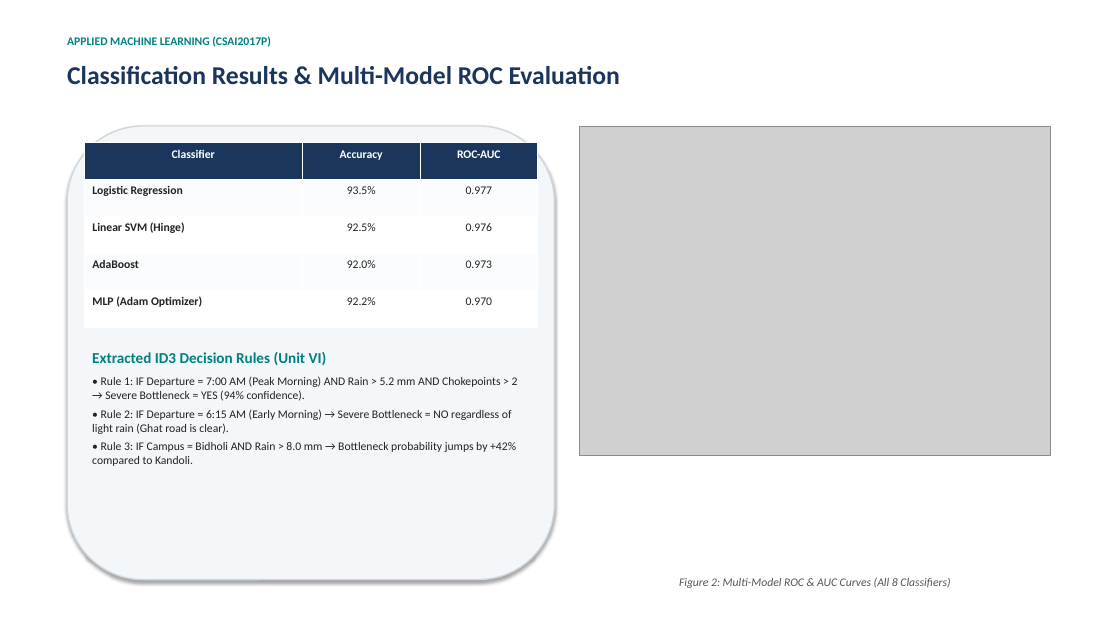
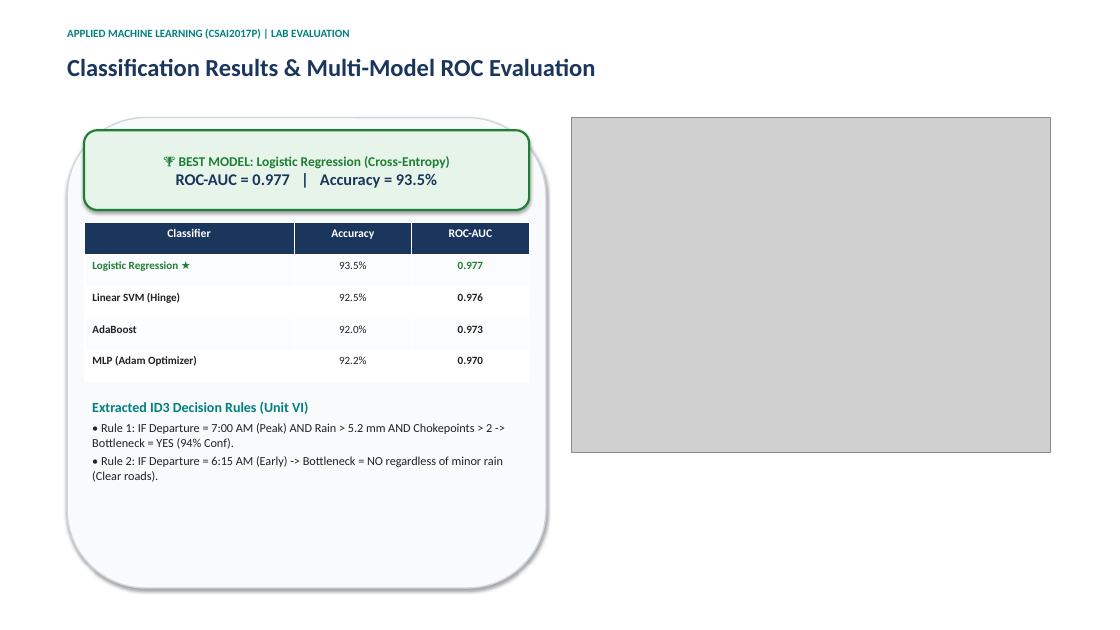
Before and after one commit to SPARSHsrihero1/Transportation-Delay-Detection-System, a slide deck: slide 9 of Transportation_Delay_System_Presentation.pptx. Drawn at 1120x630 pixels with LibreOffice and Linux fonts; fonts in the diff are those of the drawing; grey boxes stand for pictures. Boxes give left, top, right and bottom in pixels: in the first picture for what was removed or moved away, otherwise in the second. Text is boxed around its words. In the diff, an @@ line names an element or a change of style, - is before the commit and + after.

```diff
--- a/Transportation_Delay_System_Presentation.pptx
+++ b/Transportation_Delay_System_Presentation.pptx
@@ text at (x1=67, y1=29, x2=349, y2=39): text changed; size 10 to 9.5 pt @@
-APPLIED MACHINE LEARNING (CSAI2017P)
+APPLIED MACHINE LEARNING (CSAI2017P) | LAB EVALUATION
@@ text "Classification Results & Multi-Model ROC ..." moved from (x1=67, y1=66, x2=620, y2=84) to (x1=67, y1=58, x2=595, y2=76) @@
@@ text "Classification Results & Multi-Model ROC ..." at (x1=67, y1=58, x2=595, y2=76): size 22 to 21 pt @@
@@ rounded rectangle resized from (x1=67, y1=126, x2=555, y2=580) to (x1=67, y1=118, x2=546, y2=588) @@
@@ rounded rectangle at (x1=67, y1=118, x2=546, y2=588): fill #F4F7FA to #F8FAFC @@
@@ picture resized from (x1=580, y1=126, x2=1050, y2=455) to (x1=571, y1=118, x2=1050, y2=453) @@
@@ rounded rectangle added at (x1=84, y1=130, x2=529, y2=210), fill #E6F4EA, outline #1E7E34 1.8 pt, 11.5 pt, text #1E7E34, bold @@
+🏆 BEST MODEL: Logistic Regression (Cross-Entropy)
+ROC-AUC = 0.977 | Accuracy = 93.5%
@@ table at (x1=84, y1=223, x2=529, y2=382) @@
-row 2, column 1: Logistic Regression
+row 2, column 1: Logistic Regression ★
@@ size 10 to 9.5 pt in "93.5%", "0.977", "Linear SVM (Hinge)", "92.5%" and 7 more places @@
@@ text colour #222222 to #1E7E34 in "0.977" @@
@@ bold on in "0.977", "0.976", "0.973", "0.970" @@
@@ table resized from (x1=84, y1=143, x2=538, y2=328) to (x1=84, y1=223, x2=529, y2=382) @@
@@ text "Extracted ID3 Decision Rules (Unit ..." moved from (x1=92, y1=352, x2=518, y2=466) to (x1=92, y1=402, x2=503, y2=482) @@
@@ text at (x1=92, y1=402, x2=308, y2=414): size 13 to 12 pt in "Extracted ID3 Decision Rules (Unit VI)"; less space between paragraphs @@
@@ text at (x1=92, y1=423, x2=503, y2=482): text changed; size 10 to 10.5 pt @@
-• Rule 1: IF Departure = 7:00 AM (Peak Morning) AND Rain > 5.2 mm AND Chokepoints > 2 → Severe Bottleneck = YES (94% confidence).
-• Rule 2: IF Departure = 6:15 AM (Early Morning) → Severe Bottleneck = NO regardless of light rain (Ghat road is clear).
-• Rule 3: IF Campus = Bidholi AND Rain > 8.0 mm → Bottleneck probability jumps by +42% compared to Kandoli.
+• Rule 1: IF Departure = 7:00 AM (Peak) AND Rain > 5.2 mm AND Chokepoints > 2 -> Bottleneck = YES (94% Conf).
+• Rule 2: IF Departure = 6:15 AM (Early) -> Bottleneck = NO regardless of minor rain (Clear roads).
@@ text removed at (x1=679, y1=577, x2=950, y2=588) @@
-Figure 2: Multi-Model ROC & AUC Curves (All 8 Classifiers)
```
Also in this commit, not shown: 8 other slides changed, 2 slides added, 2 slides removed, 3 other files.
